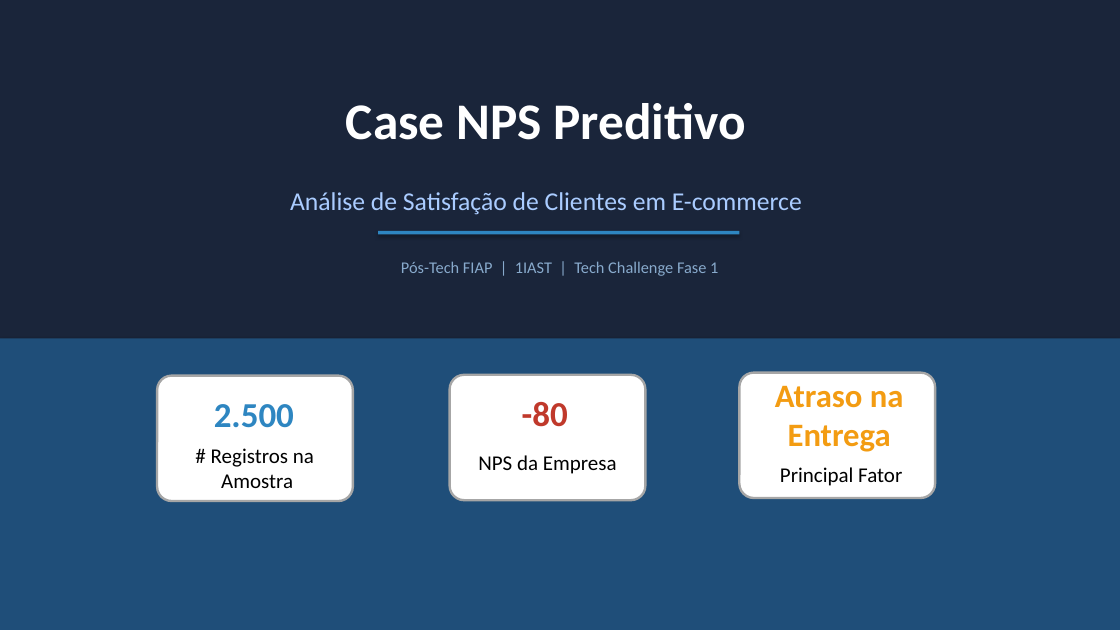
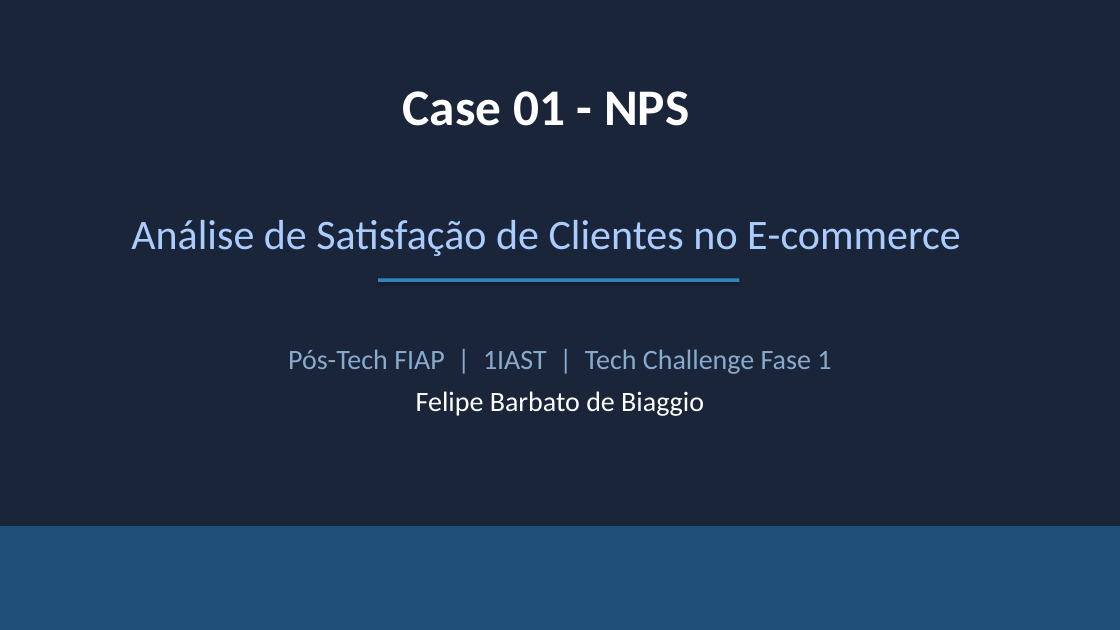
Before and after one commit to Fe-Biaggio/TechChallenge_1, a slide deck: slide 2 of reports/presentation/NPS_Preditivo_Apresentacao.pptx. Drawn at 1120x630 pixels with LibreOffice and Linux fonts; fonts in the diff are those of the drawing. Boxes give left, top, right and bottom in pixels: in the first picture for what was removed or moved away, otherwise in the second. Text is boxed around its words. In the diff, an @@ line names an element or a change of style, - is before the commit and + after.

```diff
--- a/reports/presentation/NPS_Preditivo_Apresentacao.pptx
+++ b/reports/presentation/NPS_Preditivo_Apresentacao.pptx
@@ text at box(403, 91, 689, 126): text changed @@
-Case NPS Preditivo
+Case 01 - NPS
@@ text at box(131, 220, 961, 256): text changed; size 22 to 36 pt @@
-Análise de Satisfação de Clientes em E-commerce
+Análise de Satisfação de Clientes no E-commerce
@@ rectangle: place and size @@
-rectangle at box(378, 231, 739, 234)
+rectangle at box(378, 278, 739, 281)
@@ text "Pós-Tech FIAP | 1IAST | ...": place and size @@
-text "Pós-Tech FIAP | 1IAST | ..." at box(401, 261, 718, 276)
+text "Pós-Tech FIAP | 1IAST | ..." at box(288, 349, 831, 374)
@@ text "Pós-Tech FIAP | 1IAST | ..." at box(288, 349, 831, 374): size 14 to 24 pt @@
@@ rounded rectangle removed at box(157, 376, 353, 501) @@
@@ rounded rectangle removed at box(450, 375, 645, 500) @@
@@ rounded rectangle removed at box(739, 373, 935, 498) @@
@@ text removed at box(775, 385, 904, 452) @@
-Atraso na Entrega
@@ text removed at box(214, 404, 294, 428) @@
-2.500
@@ text added at box(416, 391, 704, 416), 24 pt, text #FFFFFF @@
+Felipe Barbato de Biaggio
@@ text removed at box(522, 402, 568, 427) @@
--80
@@ text removed at box(211, 448, 314, 488) @@
-# Registros na
-Amostra
@@ text removed at box(478, 455, 617, 474) @@
-NPS da Empresa
@@ text removed at box(780, 467, 902, 486) @@
-Principal Fator
@@ rectangle: place and size @@
-rectangle at box(0, 339, 1120, 630)
+rectangle at box(0, 526, 1120, 630)
```
Also in this commit, not shown: 8 other slides changed, 4 slides added, 2 slides removed, 2 other files.
